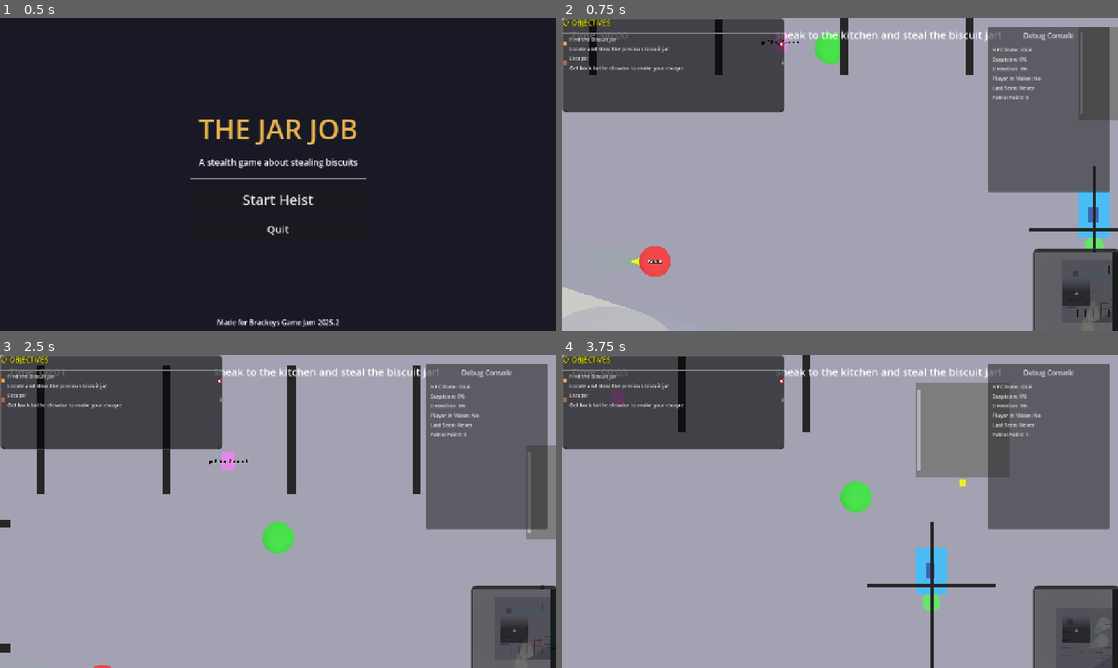
Above: before the commit, frames 1-4 (two rows, left to right).
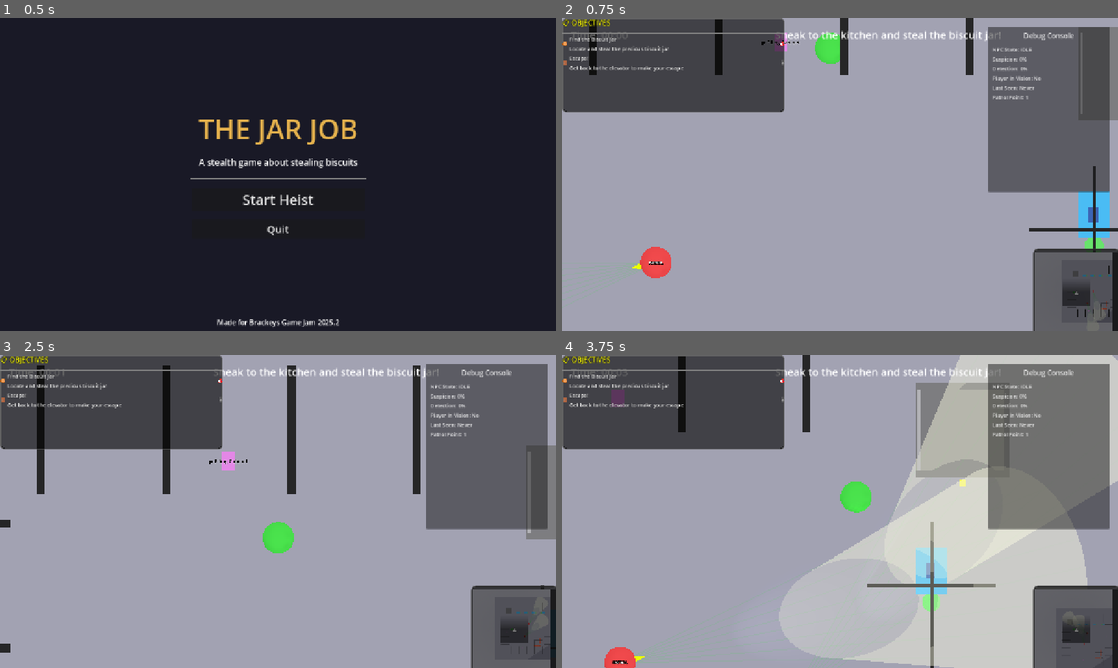
Above: after the commit, the same moments.

Repository: alanops/the-jar-job
Game: Godot game, scene res://scenes/main_menu.tscn
The game is run twice, just before and just after one commit, with the same random seed, the same clock (stepped at 60 frames per second) and the same inputs.
Inputs:
- Up to frame 1 (0.5 s): no input
- Up to frame 2 (0.75 s): click "Start Heist" at 0.5 s
- Up to frame 3 (2.5 s): tap Enter at 1.25 s; hold Right (move_right) 1.28-2.03 s; hold Ctrl (crouch) 1.28-2.03 s; hold Down (move_backward) from 2.03 s (still down); tap E (interact) at 2.1 s
- Up to frame 4 (3.75 s): release Down (move_backward) at 2.78 s; hold Right (move_right) 2.78-3.53 s; hold Shift (run) 2.78-3.53 s; hold Up (move_forward) from 3.53 s (still down); tap Ctrl (crouch) at 3.6 s

Frame 1 is identical in both runs. In frame 2, 1.0% of the frame differs, in the area x 0-98%, y 25-100%; in frame 3, less than 0.1%; in frame 4, 27%, in the area x 7-100%, y 0-100%.
Error before the commit: Parse Error: Function "get_world_3d()" not found in base self. (res://scripts/npc_predictive_ai.gd:336)
Error after the commit: Invalid access to property or key 'unix' on a base object of type 'Dictionary'. (res://scripts/npc_predictive_ai.gd:69)

Commit message:
Fix get_world_3d() error in NPCPredictiveAI
- NPCPredictiveAI extends Node, not Node3D, so doesn't have get_world_3d()
- Get 3D world from parent NPC node (CharacterBody3D) instead
- Add safety check for parent node with has_method()
- Gracefully handle case where 3D world is not available

Diff:
--- a/scripts/npc_predictive_ai.gd
+++ b/scripts/npc_predictive_ai.gd
@@ -333,7 +333,12 @@
 
 func _is_point_reachable(from: Vector3, to: Vector3) -> bool:
 	# Simple raycast check - could be enhanced with navigation mesh queries
-	var space_state = get_world_3d().direct_space_state
+	# Get world from parent NPC node (which should be a CharacterBody3D)
+	var parent_node = get_parent()
+	if not parent_node or not parent_node.has_method("get_world_3d"):
+		return true  # Assume reachable if no 3D world available
+
+	var space_state = parent_node.get_world_3d().direct_space_state
 	var query = PhysicsRayQueryParameters3D.create(from, to)
 	query.collision_mask = 1  # Only walls
 
